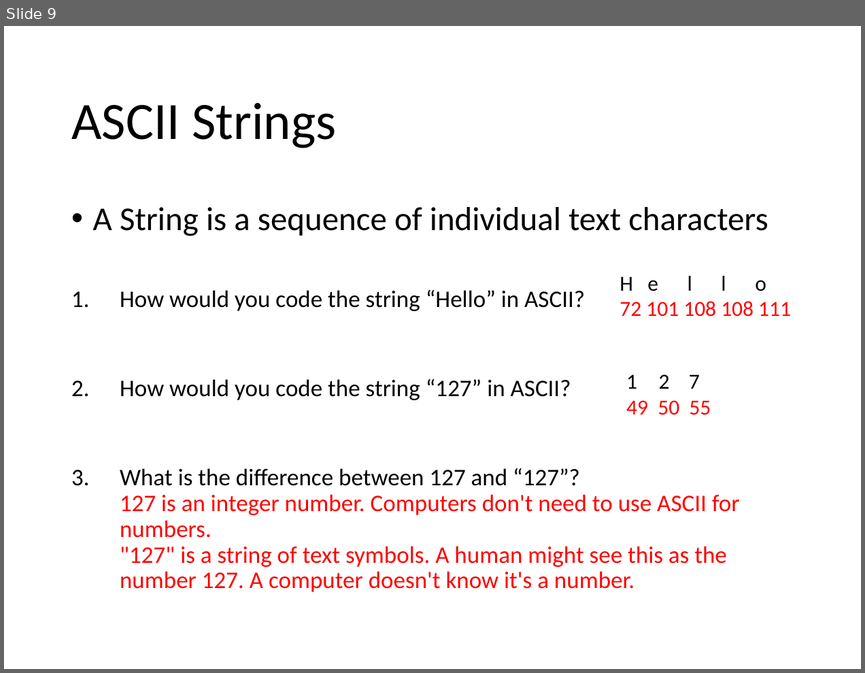
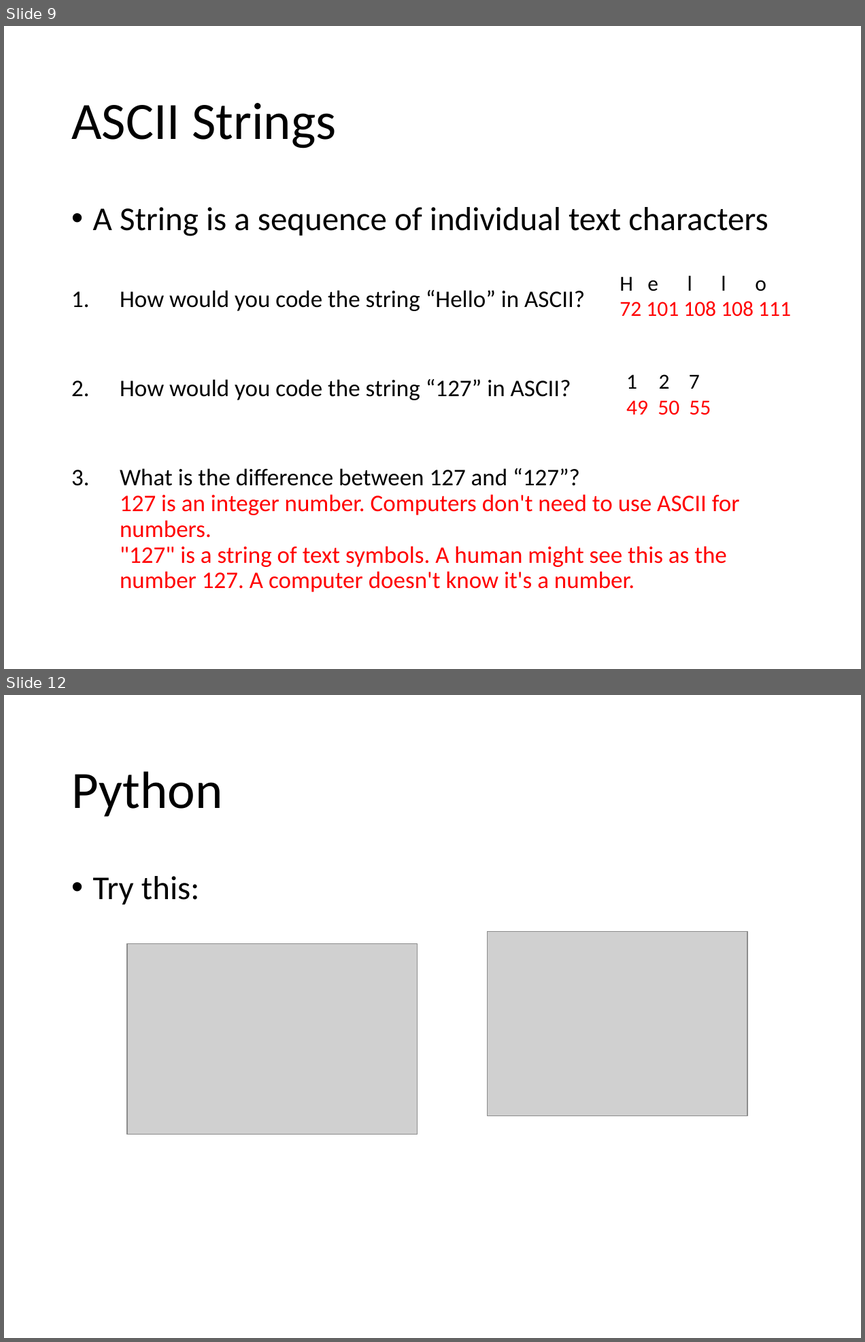
Before and after one commit to Greg5519/ICS3C0, a slide deck: Topic B Programming Skills/B.7 Lesson - ASCII Encoding.pptx. Shown one above the other, each under a label of ours: slide 9 before the commit, slides 9 and 12 after it; the slides between them are not shown. The pictures are 865x673 and 865x1342 pixels, drawn with LibreOffice and Linux fonts; fonts in the diff are those of the drawing; grey boxes stand for pictures. Boxes give left, top, right and bottom in pixels: in the first picture for what was removed or moved away, otherwise in the second. Text is boxed around its words. In the diff, an @@ line names an element or a change of style, - is before the commit and + after.

```diff
--- a/Topic B Programming Skills/B.7 Lesson - ASCII Encoding.pptx
+++ b/Topic B Programming Skills/B.7 Lesson - ASCII Encoding.pptx
@@ slide 12 added at [4,695,861,1338], background #FFFFFF @@
@@ title added at [71,771,222,817], 44 pt, text #000000 @@
+Python
@@ text added at [93,876,200,904], 28 pt, text #000000 @@
+• Try this:
@@ picture added at [487,932,747,1117] @@
@@ picture added at [127,943,417,1134] @@
```
Also in this commit, not shown: 2 other slides added, 3 other files.
